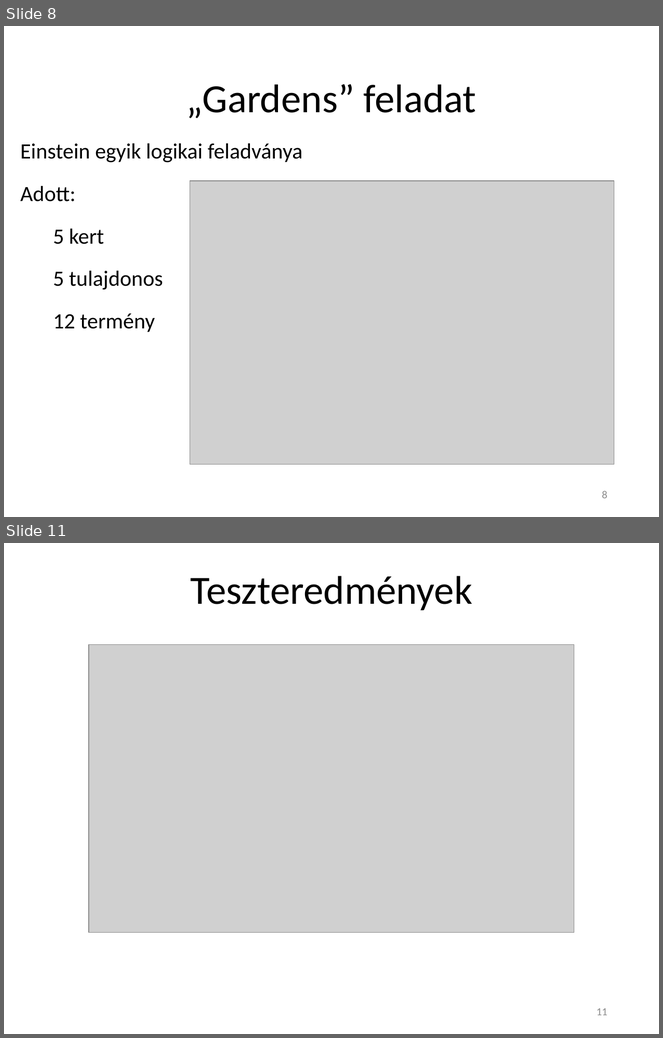
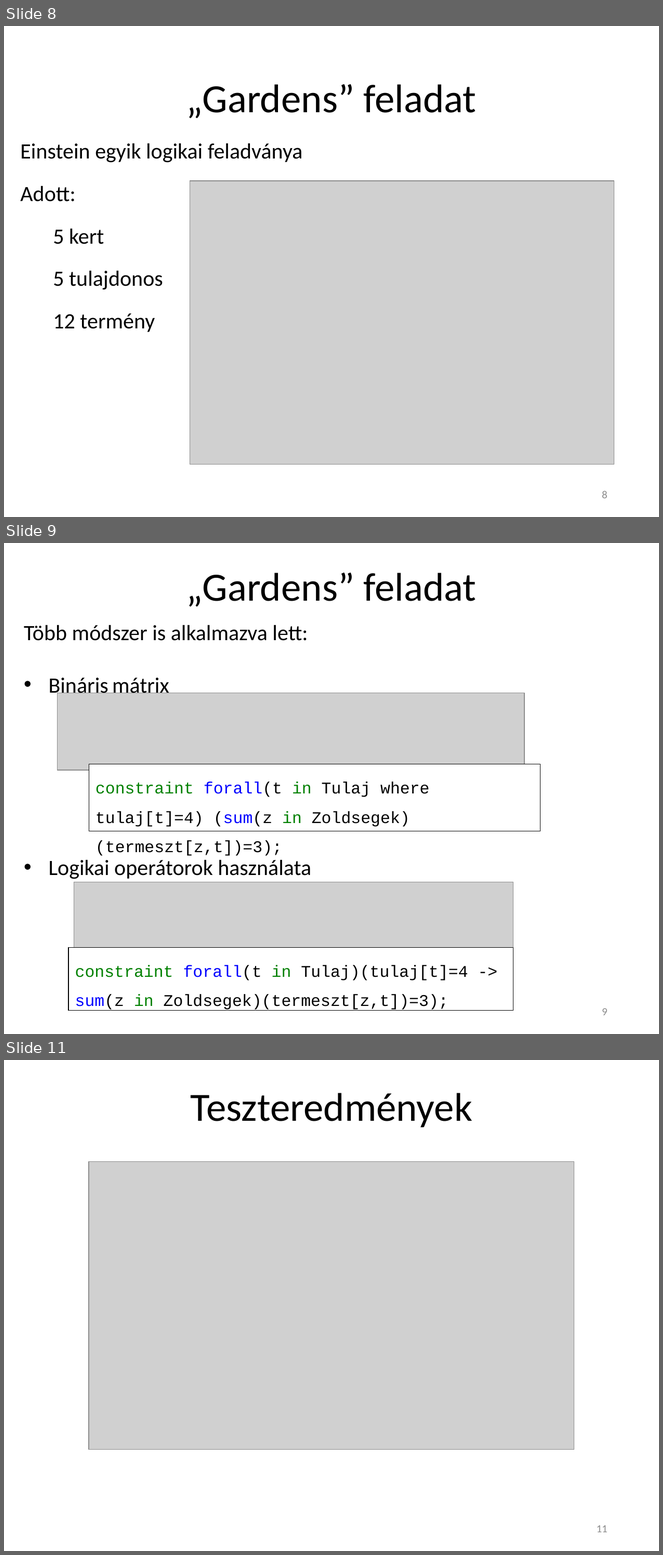
Before and after one commit to Teaching-projects/SZE-Peku221b, a slide deck: CP_Dolgozat/Előadás/Logikai feladványok megoldása korlátprogramozással.pptx. Shown one above the other, each under a label of ours: slides 8 and 11 before the commit, slides 8, 9 and 11 after it; the slides between them are not shown. The pictures are 663x1038 and 663x1555 pixels, drawn with LibreOffice and Linux fonts; fonts in the diff are those of the drawing; grey boxes stand for pictures. Boxes give left, top, right and bottom in pixels: in the first picture for what was removed or moved away, otherwise in the second. Text is boxed around its words. In the diff, an @@ line names an element or a change of style, - is before the commit and + after.

```diff
--- a/CP_Dolgozat/Előadás/Logikai feladványok megoldása korlátprogramozással.pptx
+++ b/CP_Dolgozat/Előadás/Logikai feladványok megoldása korlátprogramozással.pptx
@@ slide 9 added at (4,543,659,1034), background #FFFFFF @@
@@ title added at (187,573,477,607), 44 pt, text #000000 @@
+„Gardens” feladat
@@ text added at (24,625,308,698), 24 pt, text #000000 @@
+Több módszer is alkalmazva lett:
+• Bináris mátrix
@@ picture added at (57,693,524,770) @@
@@ rectangle added at (89,765,541,832), fill #FFFFFF, outline #000000 0.75 pt, 18 pt, text #000000 @@
+constraint forall(t in Tulaj where tulaj[t]=4) (sum(z in Zoldsegek) (termeszt[z,t])=3);
@@ text added at (49,860,311,879), 24 pt, text #000000 @@
+• Logikai operátorok használata
@@ picture added at (74,883,514,954) @@
@@ rectangle added at (68,948,513,1011), fill #FFFFFF, outline #000000 0.75 pt, 18 pt, text #000000 @@
+constraint forall(t in Tulaj)(tulaj[t]=4 -> sum(z in Zoldsegek)(termeszt[z,t])=3);
@@ page number added at (602,1008,608,1016), 12 pt, text #8C8C8C @@
+9
```
Also in this commit, not shown: 4 slides changed, 1 slide removed, 1 other file.
